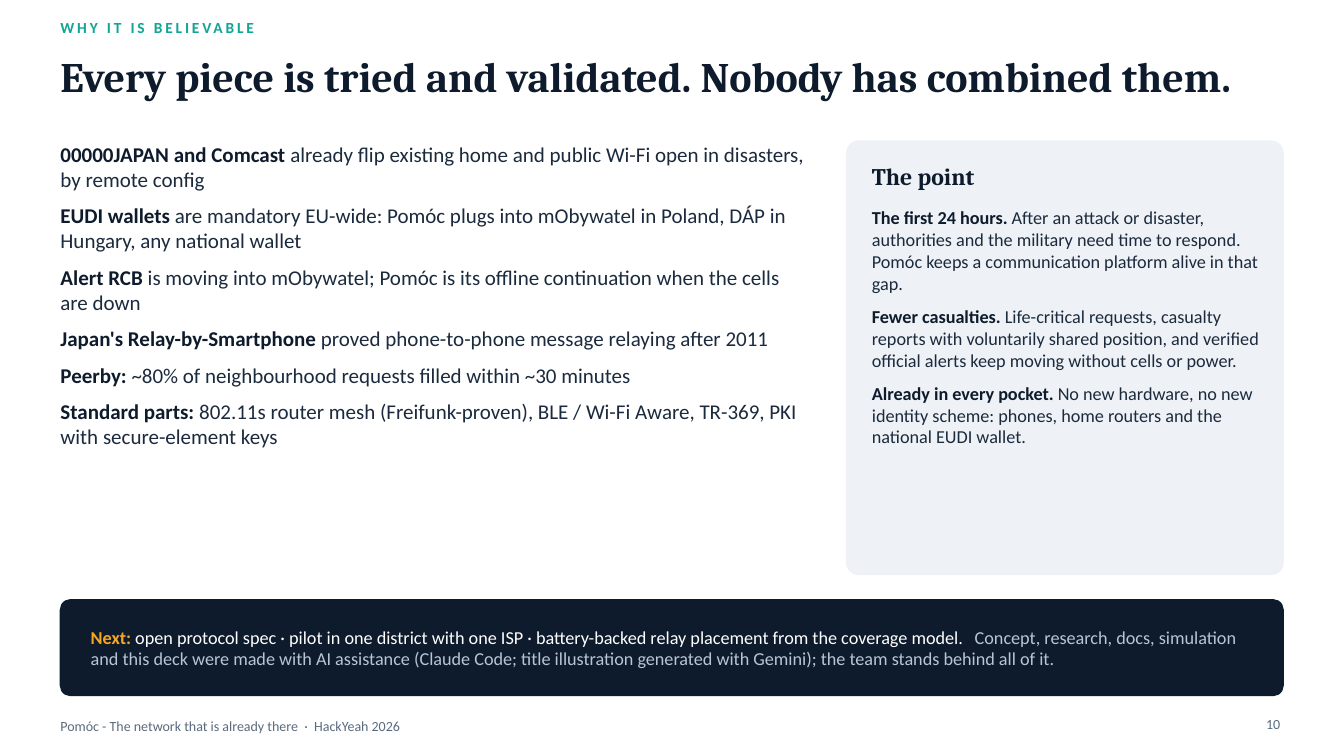
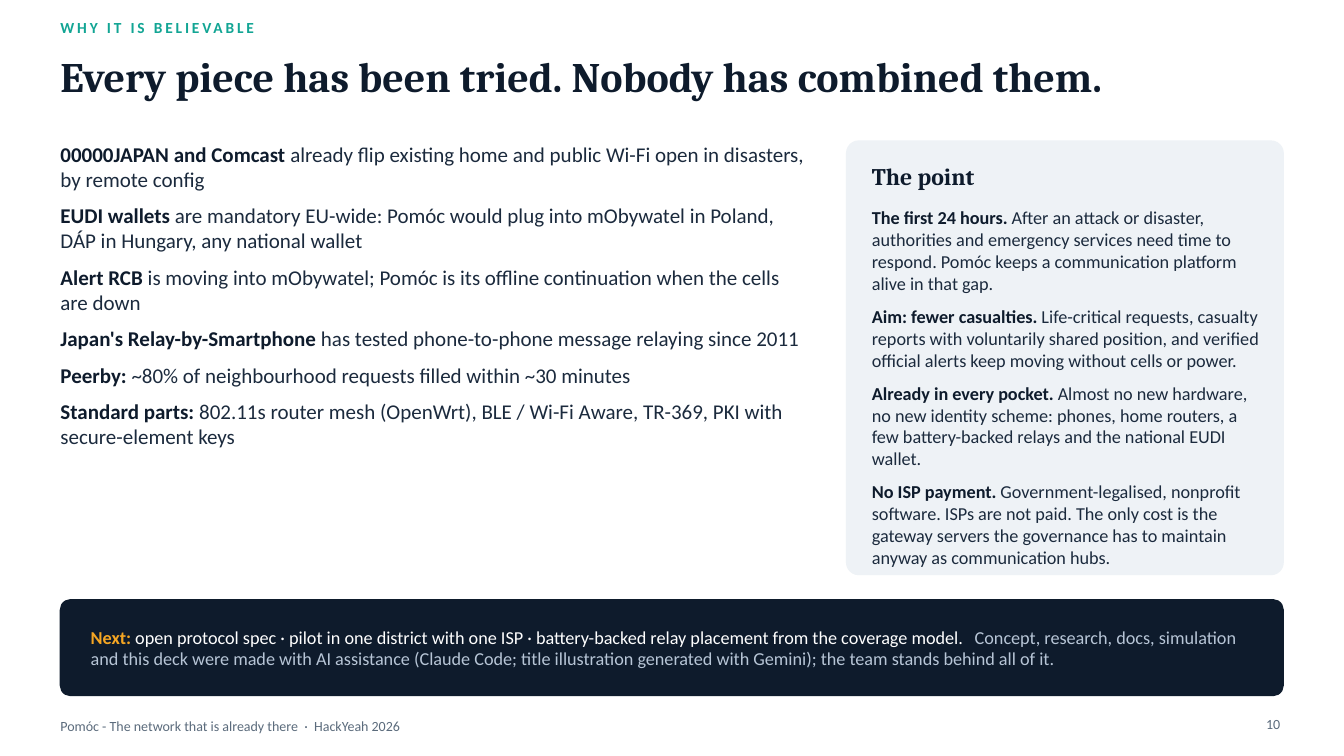
Before and after one commit to theapexlab/hackyeah2026, a slide deck: slide 10 of docs/pitch/pomoc.pptx. Drawn at 1344x756 pixels with LibreOffice and Linux fonts; fonts in the diff are those of the drawing. Boxes give left, top, right and bottom in pixels: in the first picture for what was removed or moved away, otherwise in the second. Text is boxed around its words. In the diff, an @@ line names an element or a change of style, - is before the commit and + after.

```diff
--- a/docs/pitch/pomoc.pptx
+++ b/docs/pitch/pomoc.pptx
@@ text at box(60, 62, 1102, 102): text changed @@
-Every piece is tried and validated. Nobody has combined them.
+Every piece has been tried. Nobody has combined them.
@@ text at box(60, 208, 774, 252): text changed @@
-EUDI wallets are mandatory EU-wide: Pomóc plugs into mObywatel in Poland, DÁP in Hungary, any national wallet
+EUDI wallets are mandatory EU-wide: Pomóc would plug into mObywatel in Poland, DÁP in Hungary, any national wallet
@@ text at box(872, 211, 1259, 567): text changed @@
-The first 24 hours. After an attack or disaster, authorities and the military need time to respond. Pomóc keeps a communication platform alive in that gap.
-Fewer casualties. Life-critical requests, casualty reports with voluntarily shared position, and verified official alerts keep moving without cells or power.
-Already in every pocket. No new hardware, no new identity scheme: phones, home routers and the national EUDI wallet.
+The first 24 hours. After an attack or disaster, authorities and emergency services need time to respond. Pomóc keeps a communication platform alive in that gap.
+Aim: fewer casualties. Life-critical requests, casualty reports with voluntarily shared position, and verified official alerts keep moving without cells or power.
+Already in every pocket. Almost no new hardware, no new identity scheme: phones, home routers, a few battery-backed relays and the national EUDI wallet.
+No ISP payment. Government-legalised, nonprofit software. ISPs are not paid. The only cost is the gateway servers the governance has to maintain anyway as communication hubs.
@@ text at box(60, 331, 799, 350): text changed @@
-Japan's Relay-by-Smartphone proved phone-to-phone message relaying after 2011
+Japan's Relay-by-Smartphone has tested phone-to-phone message relaying since 2011
@@ text at box(60, 404, 783, 448): text changed @@
-Standard parts: 802.11s router mesh (Freifunk-proven), BLE / Wi-Fi Aware, TR-369, PKI with secure-element keys
+Standard parts: 802.11s router mesh (OpenWrt), BLE / Wi-Fi Aware, TR-369, PKI with secure-element keys
```
Also in this commit, not shown: 5 other slides changed, 9 other files.
